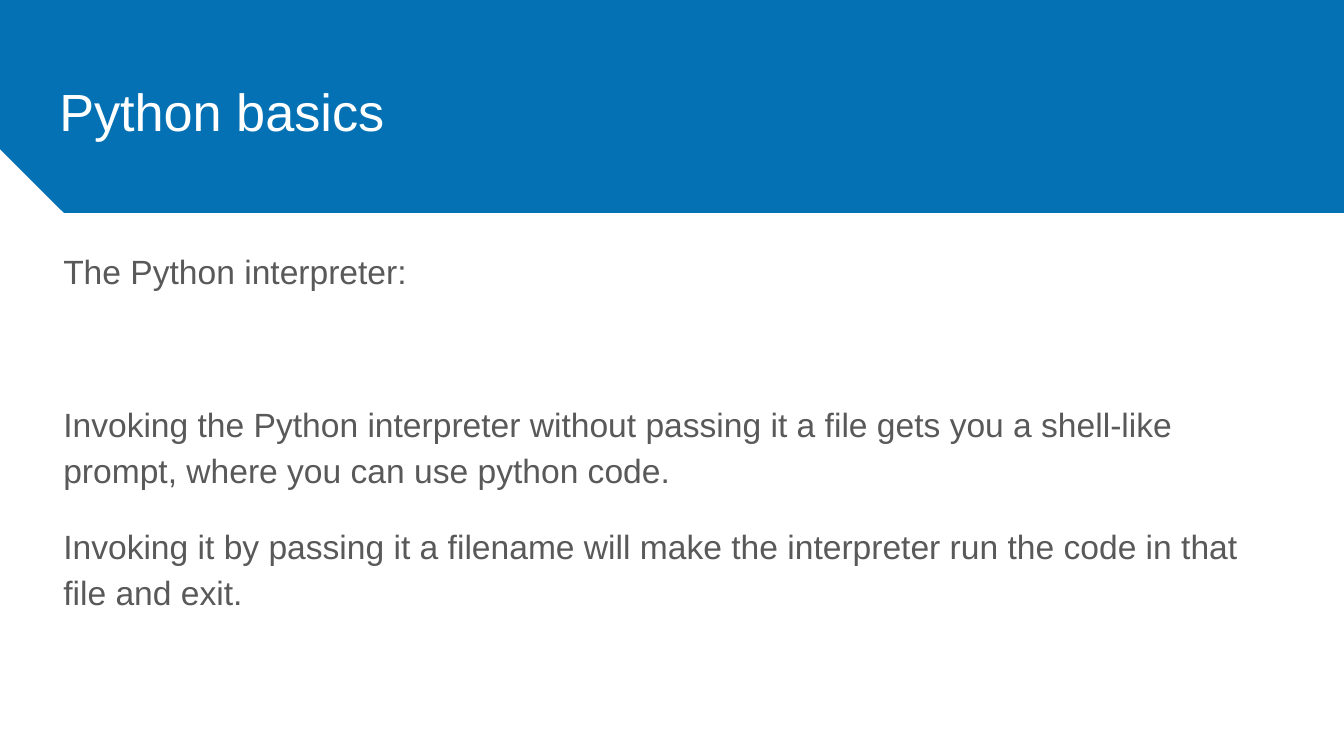
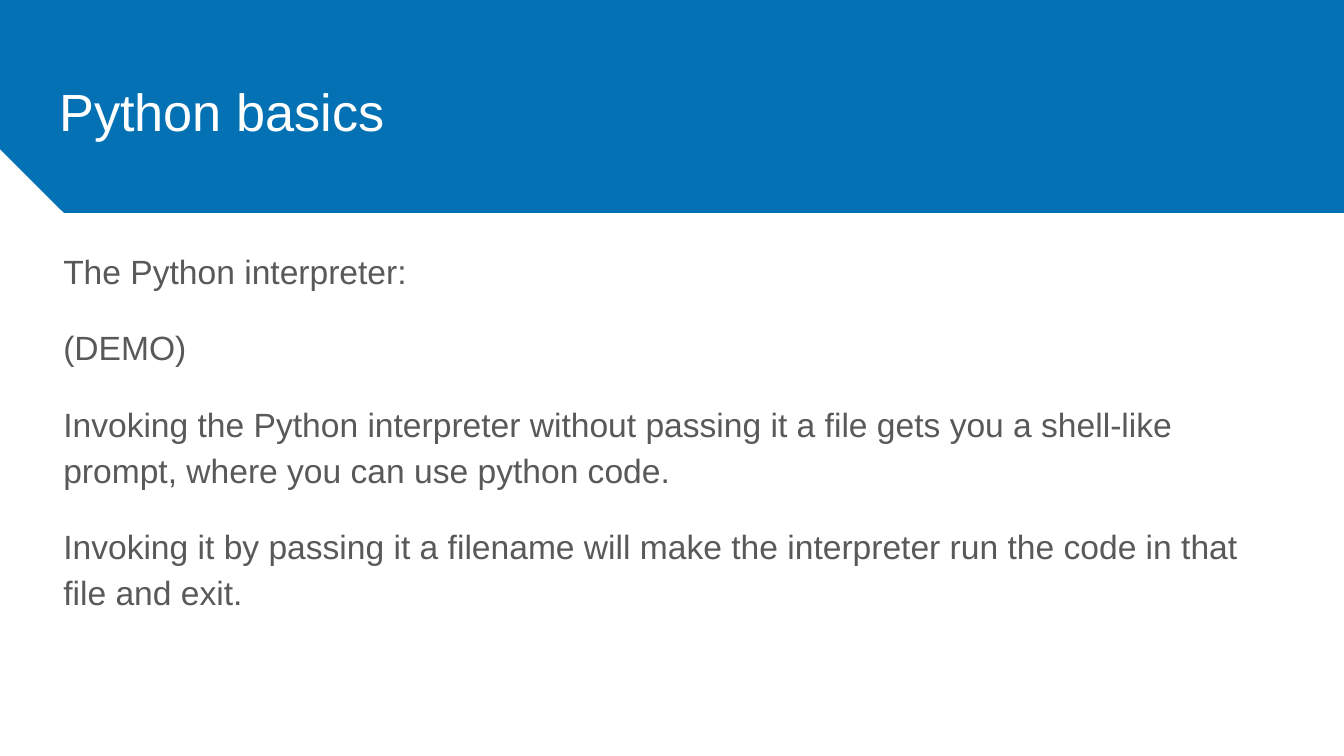
Before and after one commit to ieeeupsb/workshop-python, a slide deck: slide 5 of introPython3.pptx. Drawn at 1344x756 pixels with LibreOffice and Linux fonts; fonts in the diff are those of the drawing. Boxes give left, top, right and bottom in pixels: in the first picture for what was removed or moved away, otherwise in the second. Text is boxed around its words. In the diff, an @@ line names an element or a change of style, - is before the commit and + after.

```diff
--- a/introPython3.pptx
+++ b/introPython3.pptx
@@ text at box(63, 335, 186, 367): paragraph added @@
+(DEMO)
```
Also in this commit, not shown: 4 other slides changed.
